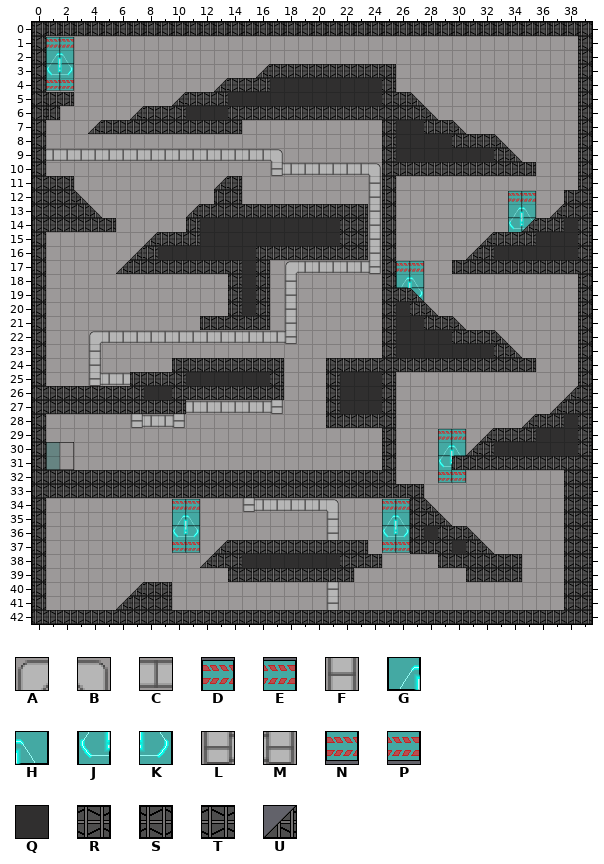
An edit to a level. Tiled map, level/lv_02.tmx. Above: the version before the commit.
Cells are 32x32 px. Shown: x 0..39, y 0..42.
Key: from "tile_set_lab": A 0, B 0 turned 90, C 1, D 4, E 5, F 12, G 16, H 17, J 28, K 29, L 36, M 37, N 40, P 41, Q 59, R 68, S 79, T 81, U 100.
_ is an empty cell.
Layers that did not change in this view are not listed.
Layer "toyo_lv_02" before, first column x 0:
 3 ____________________________
 4 ____________________________
 5 ____________________________
 6 ____________________________
 7 ____________________________
 8 ____________________________
 9 _CCCCCCCCCCCCCCCCB__________
10 _________________LCCCCCCB___
11 ________________________F___
12 ________________________F___
13 ________________________F___
14 ________________________F___
15 ________________________F___
16 ________________________F___
17 __________________ACCCCCM___
18 __________________F_________
19 __________________F_________
20 __________________F_________
21 __________________F_________
22 ____ACCCCCCCCCCCCCM_________
23 ____F_______________________
24 ____F_______________________
25 ____LCC_____________________
26 ____________________________
27 ___________CCCCCCM__________
28 _______LCCM_________________
29 ____________________________
30 ____________________________
Layer "sol_lv_02" before, first column x 2:
0 SSSSSSSSSSSSSSSSSSS
1 ___________________
2 ___________________
3 ______________UTTTT
4 ___________UTTTQQQQ
5 R_______UTTTQQQQQQQ
After the commit:
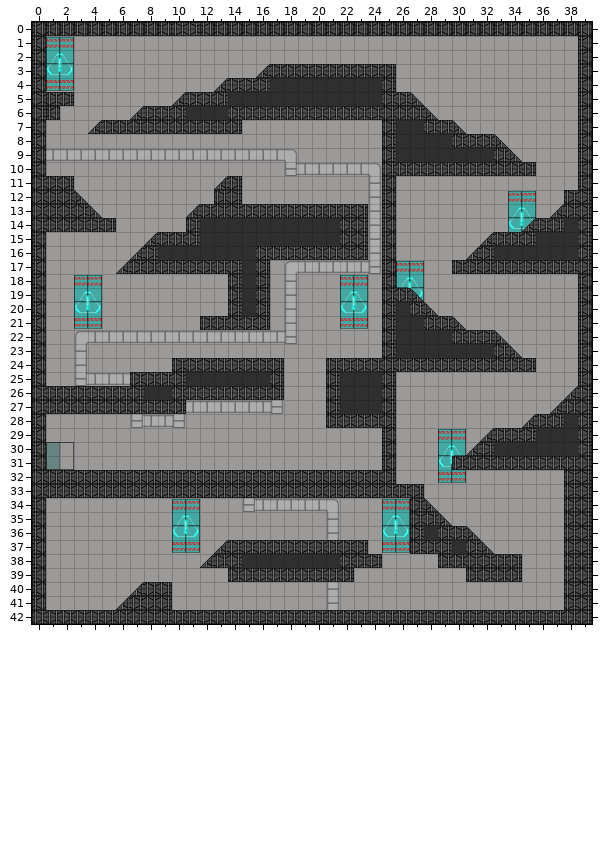
Tiles of an added or newly shown layer are drawn over the layers below it.
See-through tiles are keyed as they look on the map.
Changes in this commit:
Changed rows in their new state; . is an unchanged cell.
layer "toyo_lv_02" opacity 100% -> 68%
Layer "deco_lv_02":
first column x 3:
18 DE.................DE
19 GH.................GH
20 JK.................JK
21 NP.................NP
Layer "toyo_lv_02":
first column x 17:
 9 CB
10 _L
first column x 3:
22 AC
23 F_
24 F_
25 LC
Layer "mur_lv_02" (added):
first column x 10:
 0 TT
Layer "sol_lv_02":
first column x 10:
 0 __
